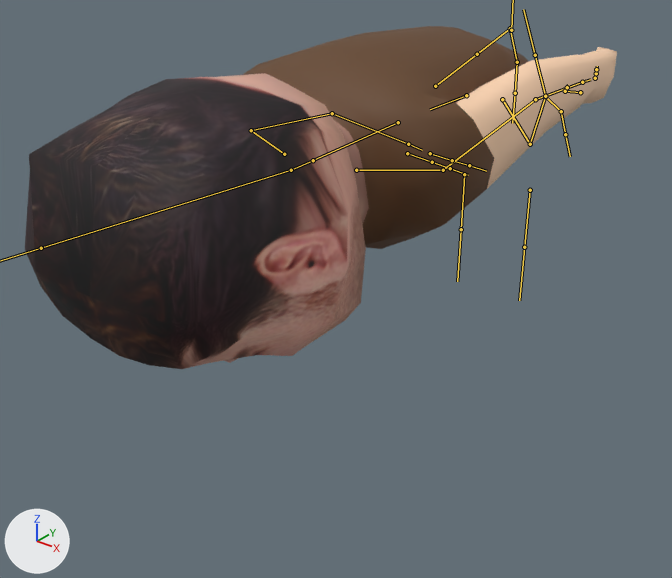
An edit to the FBX model The-Following/Assets/Models/CharacterNr4 (2ndarmadded)/Animations_Zombie2ndArm.fbx, drawn before and after from the same camera.
Before and after are seen from a 50 mm camera at (1.85, -2.88, 2.08) aimed at (-0.24, -0.28, 0.47). Every picture has the same lights, and +X, +Y and +Z are marked at lower left. Both versions are drawn at frame 1 of the action 'Armature.001|CharacterAction'; the numbers are the values there. The bones that bend it are drawn over the model as lines.

Names of what the first picture shows: 'Character'.
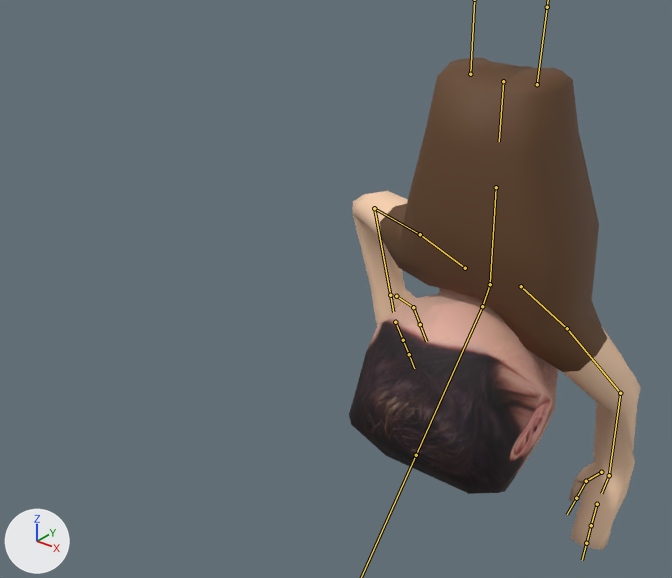
Changed parts and their boxes (x1, y1, x2, y2) in the pictures (672 x 578 px):
'Character', posed (51% narrower, 43% taller): before (25, 26, 617, 369); after (349, 58, 641, 550)
bone 'Pelvis', root to tip: before (466, 95) to (430, 109); after (503, 81) to (499, 141)
bone 'Chest', root to tip: before (398, 122) to (313, 160); after (496, 187) to (490, 283)
bone 'Neck', root to tip: before (313, 160) to (291, 170); after (490, 284) to (482, 306)
bone 'Head', root to tip: before (291, 170) to (41, 248); after (482, 306) to (416, 455)
bone 'Shoulder.L', root to tip: before (356, 170) to (443, 170); after (521, 286) to (567, 328)
bone 'UpperArm.L', root to tip: before (443, 170) to (535, 99); after (567, 328) to (620, 393)
bone 'LowerArm.L', root to tip: before (535, 99) to (582, 82); after (620, 393) to (609, 475)
bone 'Hand.L', root to tip: before (582, 82) to (590, 79); after (609, 475) to (601, 493)
bone 'Thumb01.L', root to tip: before (580, 92) to (565, 91); after (601, 472) to (586, 481)
bone 'Shoulder.R', root to tip: before (284, 154) to (251, 130); after (465, 268) to (420, 234)
bone 'UpperArm.R', root to tip: before (251, 130) to (332, 113); after (420, 234) to (374, 208)
bone 'LowerArm.R', root to tip: before (332, 113) to (408, 144); after (374, 208) to (390, 295)
bone 'Thumb01.R', root to tip: before (407, 153) to (432, 162); after (396, 296) to (413, 307)
bone 'UpperLeg.L', root to tip: before (502, 99) to (530, 144); after (537, 84) to (547, 7)

The change, as a diff of the scene's bpy script:
```diff
--- a/The-Following/Assets/Models/CharacterNr4 (2ndarmadded)/Animations_Zombie2ndArm.fbx.py
+++ b/The-Following/Assets/Models/CharacterNr4 (2ndarmadded)/Animations_Zombie2ndArm.fbx.py
@@ bone_pelvis @@
 bone_pelvis = bpy.data.objects['Armature.001'].pose.bones['Pelvis']
-bone_pelvis.location = (0.0, -0.005, 0.0)
-bone_pelvis.rotation_quaternion = (1.0, 0.015, -0.009, 0.0)  # degrees (2, -1, 0)
+bone_pelvis.location = (0.0, -0.295, -0.005)
+bone_pelvis.rotation_quaternion = (0.697, 0.717, -0.013, -0.013)  # degrees (92, 0, -2)
@@ bone_chest @@
 bone_chest = bpy.data.objects['Armature.001'].pose.bones['Chest']  # child of 'Pelvis'
-bone_chest.rotation_quaternion = (1.0, 0.0, 0.021, -0.001)  # degrees (0, 2, 0)
+bone_chest.rotation_quaternion = (0.999, -0.005, 0.044, -0.002)  # degrees (-1, 5, 0)
@@ bone_neck @@
 bone_neck = bpy.data.objects['Armature.001'].pose.bones['Neck']  # child of 'Chest'
-bone_neck.rotation_quaternion = (1.0, 0.0, -0.006, 0.0)  # degrees (0, -1, 0)
+bone_neck.rotation_quaternion = (0.956, -0.294, -0.012, -0.011)  # degrees (-34, -2, -1)
@@ bone_head @@
 bone_head = bpy.data.objects['Armature.001'].pose.bones['Head']  # child of 'Neck'
-bone_head.rotation_quaternion = (0.999, -0.038, 0.0, 0.0)  # degrees (-4, 0, 0)
+bone_head.rotation_quaternion = (0.997, -0.082, 0.0, -0.001)  # degrees (-9, 0, 0)
@@ bone_shoulder_l @@
 bone_shoulder_l = bpy.data.objects['Armature.001'].pose.bones['Shoulder.L']  # child of 'Chest'
-bone_shoulder_l.rotation_quaternion = (0.997, -0.031, 0.072, 0.0)  # degrees (-4, 8, 0)
+bone_shoulder_l.rotation_quaternion = (0.904, -0.032, 0.053, 0.423)  # degrees (-1, 7, 50)
@@ bone_upperarm_l @@
 bone_upperarm_l = bpy.data.objects['Armature.001'].pose.bones['UpperArm.L']  # child of 'Shoulder.L'
-bone_upperarm_l.rotation_quaternion = (0.736, 0.004, 0.045, -0.676)  # degrees (-3, 4, -85)
+bone_upperarm_l.rotation_quaternion = (0.934, 0.287, -0.184, 0.11)  # degrees (33, -24, 6)
@@ bone_lowerarm_l @@
 bone_lowerarm_l = bpy.data.objects['Armature.001'].pose.bones['LowerArm.L']  # child of 'UpperArm.L'
-bone_lowerarm_l.rotation_quaternion = (0.984, 0.151, 0.028, -0.086)  # degrees (17, 5, -9)
+bone_lowerarm_l.rotation_quaternion = (0.821, -0.008, -0.468, 0.327)  # degrees (-30, -50, 57)
@@ bone_hand_l @@
 bone_hand_l = bpy.data.objects['Armature.001'].pose.bones['Hand.L']  # child of 'LowerArm.L'
-bone_hand_l.rotation_quaternion = (1.0, 0.0, 0.0, 0.0)  # degrees (0, 0, 0)
+bone_hand_l.rotation_quaternion = (0.966, -0.002, 0.027, 0.259)  # degrees (1, 3, 30)
@@ bone_thumb01_l @@
 bone_thumb01_l = bpy.data.objects['Armature.001'].pose.bones['Thumb01.L']  # child of 'Hand.L'
-bone_thumb01_l.rotation_quaternion = (0.719, -0.538, 0.439, 0.042)  # degrees (-87, 43, -34)
+bone_thumb01_l.rotation_quaternion = (0.921, -0.206, 0.286, 0.167)  # degrees (-21, 37, 14)
@@ bone_shoulder_r @@
 bone_shoulder_r = bpy.data.objects['Armature.001'].pose.bones['Shoulder.R']  # child of 'Chest'
-bone_shoulder_r.rotation_quaternion = (0.998, -0.024, -0.056, 0.0)  # degrees (-3, -6, 0)
+bone_shoulder_r.rotation_quaternion = (0.999, -0.02, -0.048, -0.012)  # degrees (-2, -5, -1)
@@ bone_upperarm_r @@
 bone_upperarm_r = bpy.data.objects['Armature.001'].pose.bones['UpperArm.R']  # child of 'Shoulder.R'
-bone_upperarm_r.rotation_quaternion = (0.731, 0.11, 0.069, 0.67)  # degrees (15, -3, 85)
+bone_upperarm_r.rotation_quaternion = (0.937, 0.236, 0.256, -0.002)  # degrees (30, 29, 8)
@@ bone_lowerarm_r @@
 bone_lowerarm_r = bpy.data.objects['Armature.001'].pose.bones['LowerArm.R']  # child of 'UpperArm.R'
-bone_lowerarm_r.rotation_quaternion = (0.977, 0.176, -0.06, 0.102)  # degrees (20, -9, 10)
+bone_lowerarm_r.rotation_quaternion = (0.646, 0.522, 0.184, -0.526)  # degrees (51, 52, -52)
@@ bone_thumb01_r @@
 bone_thumb01_r = bpy.data.objects['Armature.001'].pose.bones['Thumb01.R']  # child of 'Hand.R'
-bone_thumb01_r.rotation_quaternion = (0.719, -0.538, -0.439, -0.042)  # degrees (-87, -43, 34)
+bone_thumb01_r.rotation_quaternion = (0.879, -0.302, -0.346, -0.128)  # degrees (-37, -43, -1)
@@ bone_upperleg_l @@
 bone_upperleg_l = bpy.data.objects['Armature.001'].pose.bones['UpperLeg.L']  # child of 'Pelvis'
-bone_upperleg_l.rotation_quaternion = (0.922, 0.382, -0.059, 0.031)  # degrees (45, -8, 1)
+bone_upperleg_l.rotation_quaternion = (1.0, 0.001, 0.0, 0.005)  # degrees (0, 0, 1)
@@ bone_upperleg_r @@
 bone_upperleg_r = bpy.data.objects['Armature.001'].pose.bones['UpperLeg.R']  # child of 'Pelvis'
-bone_upperleg_r.rotation_quaternion = (0.988, -0.152, 0.011, 0.024)  # degrees (-18, 2, 3)
+bone_upperleg_r.rotation_quaternion = (1.0, 0.003, 0.0, -0.005)  # degrees (0, 0, -1)
```
